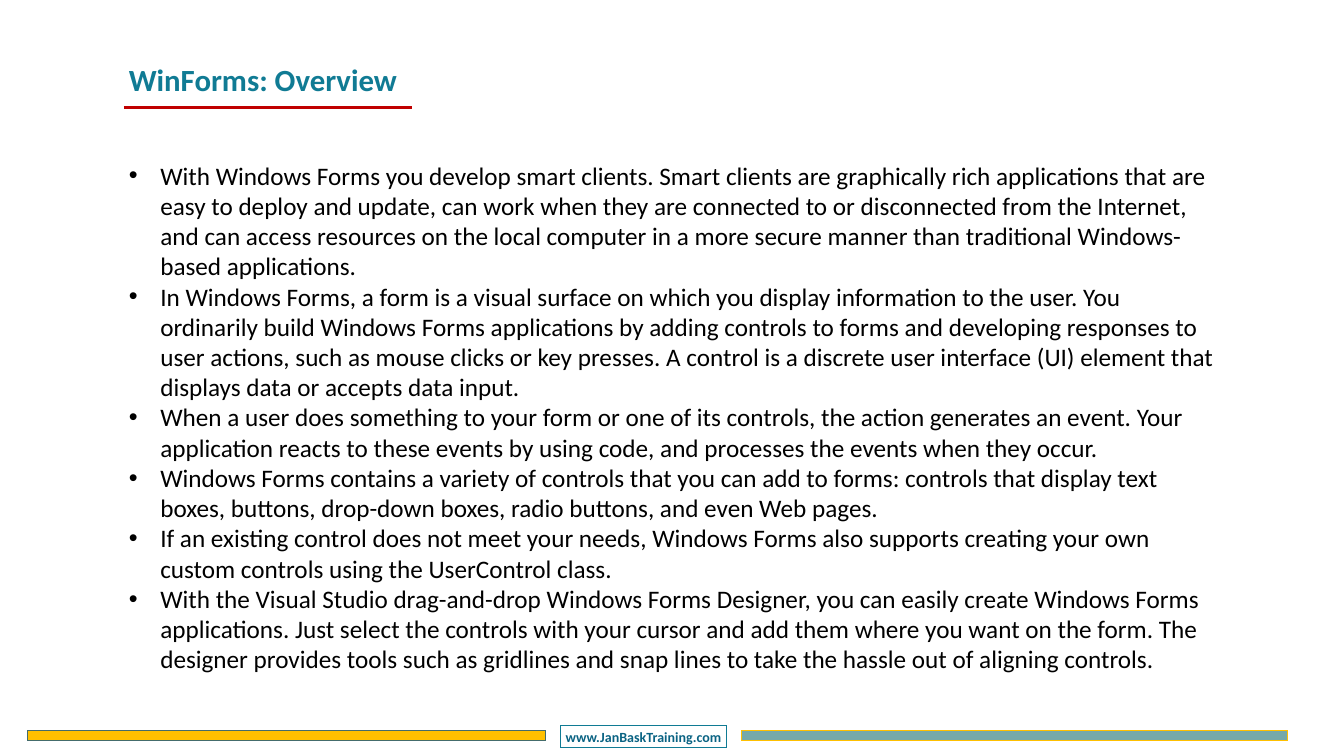
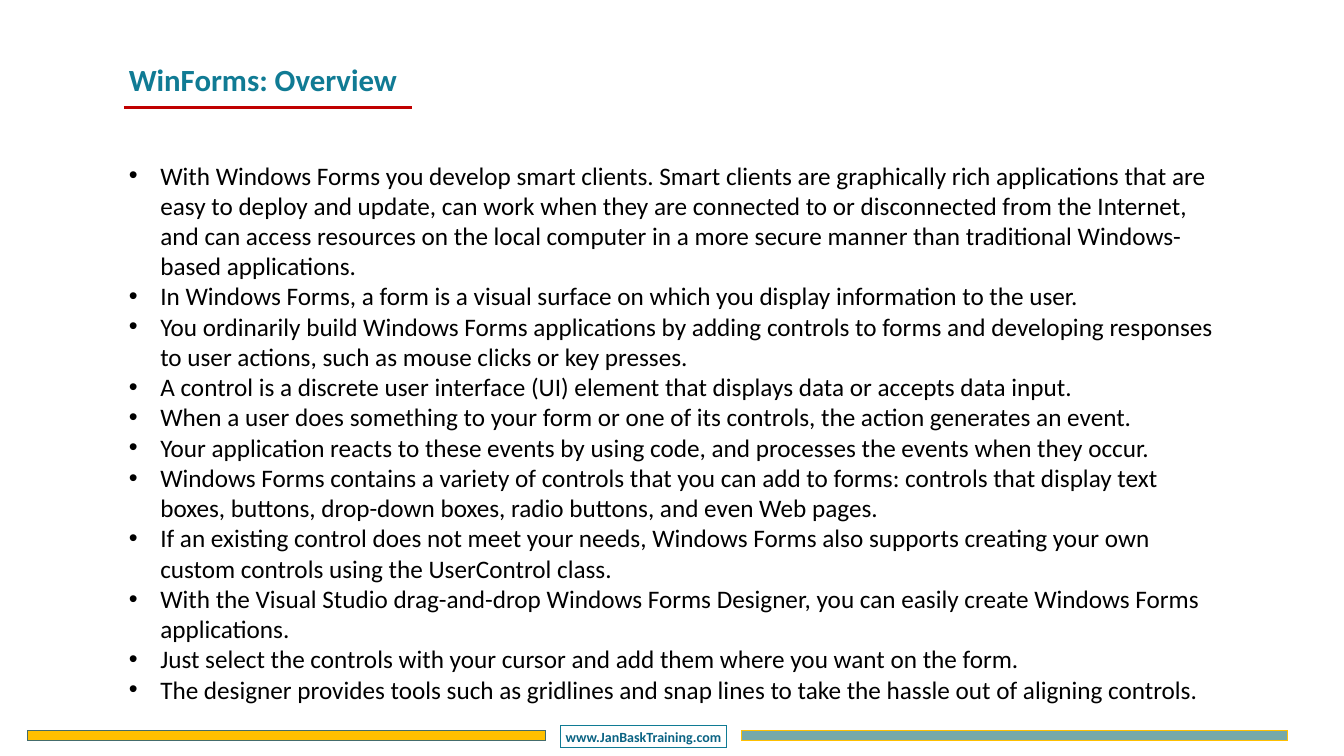
Before and after one commit to DotNetTraining/DotNetDesktop, a slide deck: slide 3 of slides/WFA/WFA - Chapter1.pptx. Drawn at 1344x756 pixels with LibreOffice and Linux fonts; fonts in the diff are those of the drawing; background and template pictures are left out. Boxes give left, top, right and bottom in pixels: in the first picture for what was removed or moved away, otherwise in the second. Text is boxed around its words. In the diff, an @@ line names an element or a change of style, - is before the commit and + after.

```diff
--- a/slides/WFA/WFA - Chapter1.pptx
+++ b/slides/WFA/WFA - Chapter1.pptx
@@ text at (x1=160, y1=287, x2=1213, y2=462): text changed @@
-• In Windows Forms, a form is a visual surface on which you display information to the user. You ordinarily build Windows Forms applications by adding controls to forms and developing responses to user actions, such as mouse clicks or key presses. A control is a discrete user interface (UI) element that displays data or accepts data input.
-• When a user does something to your form or one of its controls, the action generates an event. Your application reacts to these events by using code, and processes the events when they occur.
+• In Windows Forms, a form is a visual surface on which you display information to the user.
+• You ordinarily build Windows Forms applications by adding controls to forms and developing responses to user actions, such as mouse clicks or key presses.
+• A control is a discrete user interface (UI) element that displays data or accepts data input.
+• When a user does something to your form or one of its controls, the action generates an event.
+• Your application reacts to these events by using code, and processes the events when they occur.
@@ text at (x1=160, y1=590, x2=1198, y2=704): text changed @@
-• With the Visual Studio drag-and-drop Windows Forms Designer, you can easily create Windows Forms applications. Just select the controls with your cursor and add them where you want on the form. The designer provides tools such as gridlines and snap lines to take the hassle out of aligning controls.
+• With the Visual Studio drag-and-drop Windows Forms Designer, you can easily create Windows Forms applications.
+• Just select the controls with your cursor and add them where you want on the form.
+• The designer provides tools such as gridlines and snap lines to take the hassle out of aligning controls.
```
Also in this commit, not shown: 5 other slides changed, 1 slide added, 3 slides removed, 1 other file.
